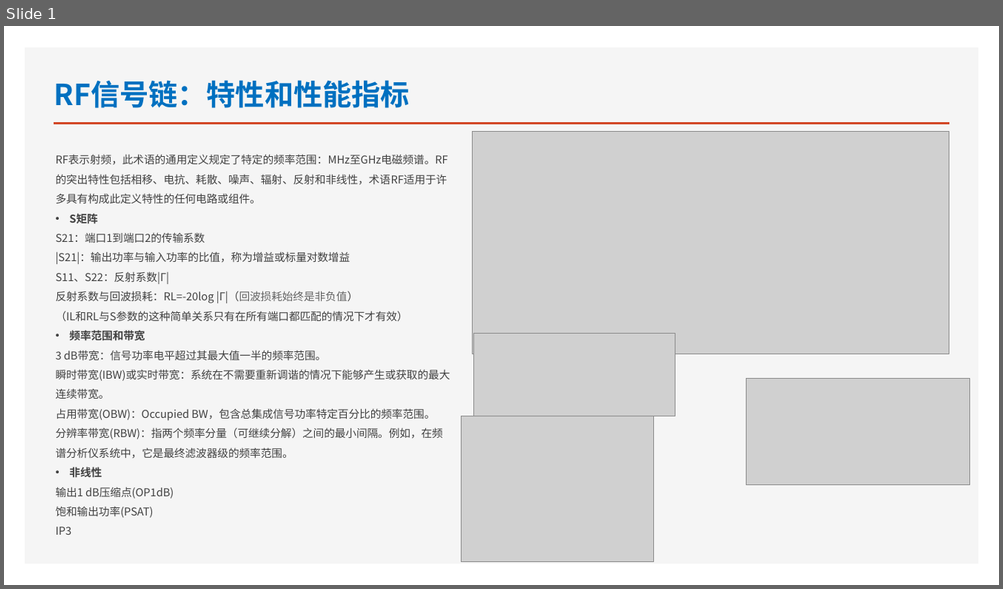
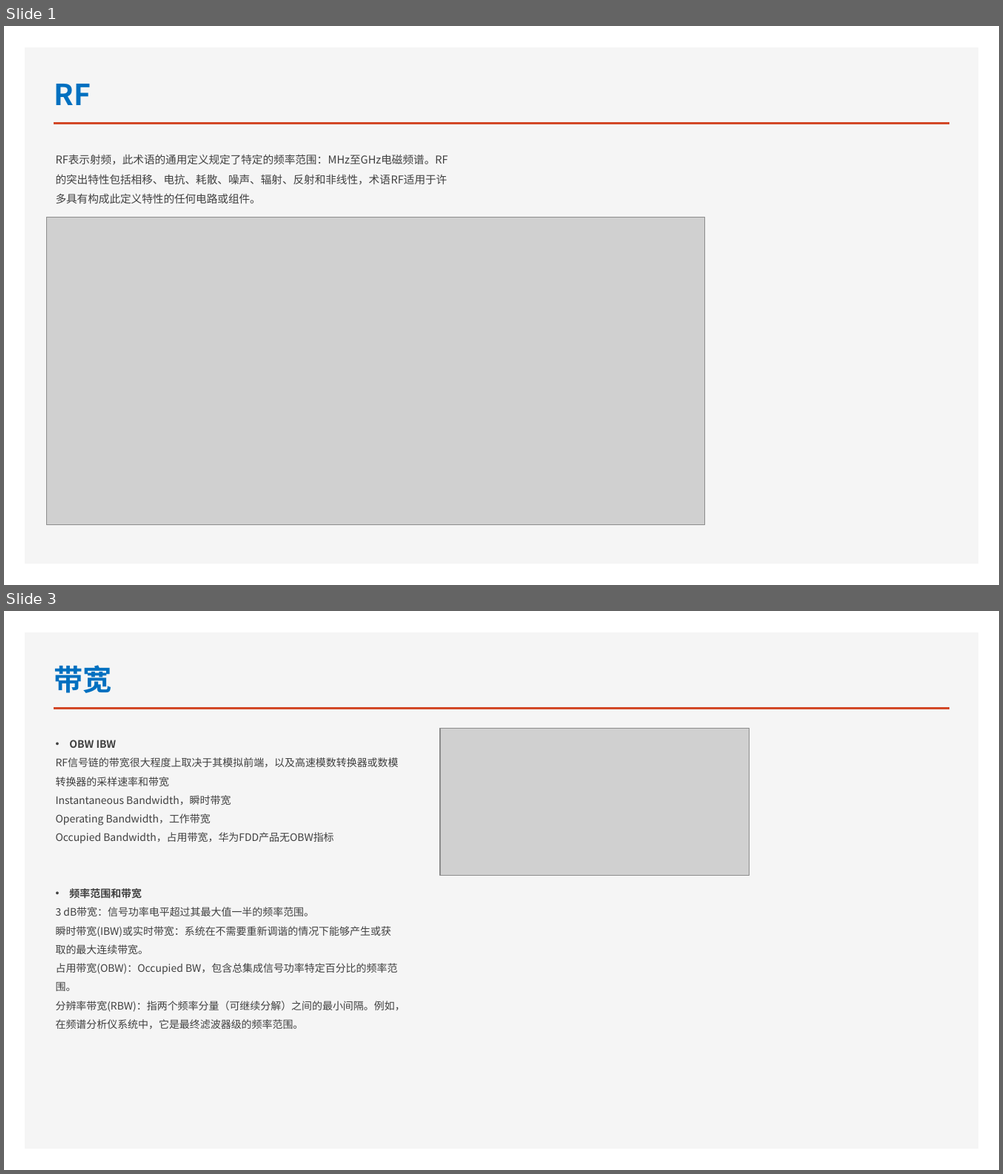
Before and after one commit to eliuwei/eliuwei.github.io, a slide deck: HARDWARE/01 射频/01 射频基本概念/射频基本概念总结.pptx. Shown one above the other, each under a label of ours: slide 1 before the commit, slides 1 and 3 after it; the slides between them are not shown. The pictures are 1003x589 and 1003x1174 pixels, drawn with LibreOffice and Linux fonts; fonts in the diff are those of the drawing; grey boxes stand for pictures. Boxes give left, top, right and bottom in pixels: in the first picture for what was removed or moved away, otherwise in the second. Text is boxed around its words. In the diff, an @@ line names an element or a change of style, - is before the commit and + after.

```diff
--- a/HARDWARE/01 射频/01 射频基本概念/射频基本概念总结.pptx
+++ b/HARDWARE/01 射频/01 射频基本概念/射频基本概念总结.pptx
@@ slide 3 added at (x1=4, y1=611, x2=999, y2=1170), background #FFFFFF; not listed: 2 template elements that a slide beside it also shows @@
@@ title added at (x1=54, y1=665, x2=112, y2=693), 28 pt, text #0070C0, bold @@
+带宽
@@ text added at (x1=56, y1=740, x2=405, y2=1030), 10 pt, text #404040 @@
+• OBW IBW
+RF信号链的带宽很大程度上取决于其模拟前端，以及高速模数转换器或数模转换器的采样速率和带宽
+Instantaneous Bandwidth，瞬时带宽
+Operating Bandwidth，工作带宽
+Occupied Bandwidth，占用带宽，华为FDD产品无OBW指标
+• 频率范围和带宽
+3 dB带宽：信号功率电平超过其最大值一半的频率范围。
+瞬时带宽(IBW)或实时带宽：系统在不需要重新调谐的情况下能够产生或获取的最大连续带宽。
+占用带宽(OBW)：Occupied BW，包含总集成信号功率特定百分比的频率范围。
+分辨率带宽(RBW)：指两个频率分量（可继续分解）之间的最小间隔。例如，在频谱分析仪系统中，它是最终滤波器级的频率范围。
@@ picture added at (x1=440, y1=728, x2=748, y2=876) @@
@@ slide 1 changed as well @@
@@ title at (x1=54, y1=84, x2=91, y2=105): text changed @@
-RF信号链：特性和性能指标
+RF
@@ picture resized from (x1=472, y1=131, x2=949, y2=355) to (x1=46, y1=218, x2=705, y2=526) @@
@@ text at (x1=56, y1=213, x2=450, y2=535): paragraphs removed @@
-• S矩阵
-S21：端口1到端口2的传输系数
-|S21|：输出功率与输入功率的比值，称为增益或标量对数增益
-S11、S22：反射系数|Γ|
-反射系数与回波损耗：RL=-20log |Γ|（回波损耗始终是非负值）
-（IL和RL与S参数的这种简单关系只有在所有端口都匹配的情况下才有效）
-• 频率范围和带宽
-3 dB带宽：信号功率电平超过其最大值一半的频率范围。
-瞬时带宽(IBW)或实时带宽：系统在不需要重新调谐的情况下能够产生或获取的最大连续带宽。
-占用带宽(OBW)：Occupied BW，包含总集成信号功率特定百分比的频率范围。
-分辨率带宽(RBW)：指两个频率分量（可继续分解）之间的最小间隔。例如，在频谱分析仪系统中，它是最终滤波器级的频率范围。
-• 非线性
-输出1 dB压缩点(OP1dB)
-饱和输出功率(PSAT)
-IP3
@@ picture removed at (x1=474, y1=333, x2=674, y2=416) @@
@@ picture removed at (x1=745, y1=379, x2=970, y2=486) @@
@@ picture removed at (x1=461, y1=417, x2=653, y2=562) @@
```
Also in this commit, not shown: 1 other slide changed, 3 other slides added, 3 slides removed, 2 other files.
